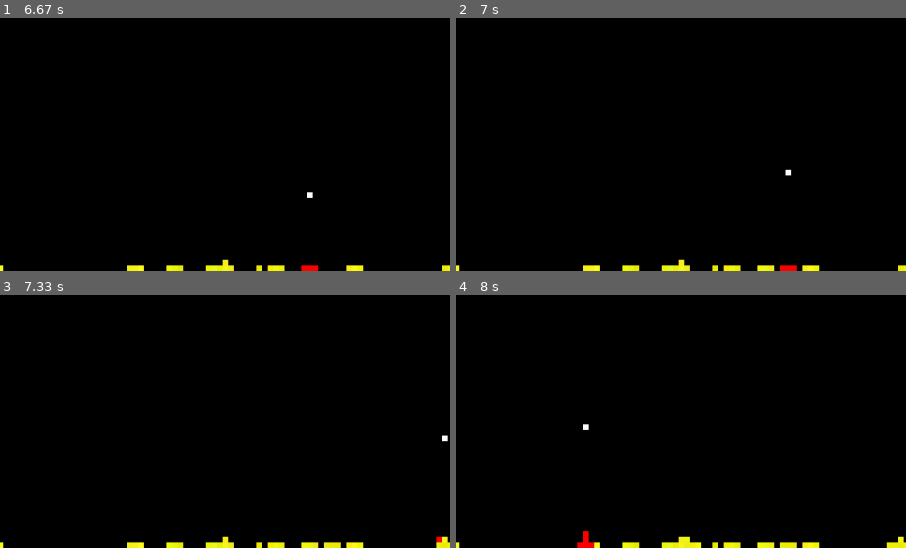
Above: before the commit, frames 1-4 (two rows, left to right).
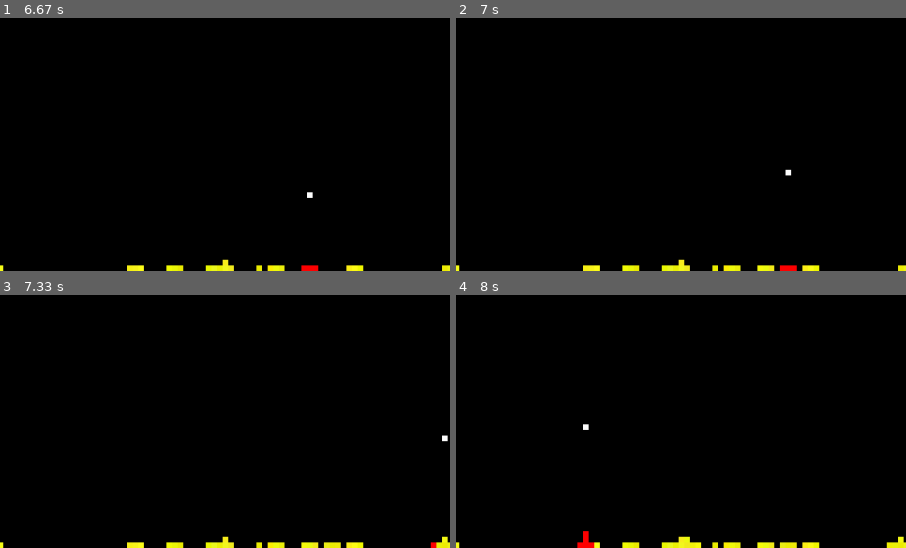
Above: after the commit, the same moments.

Repository: Neptun332/jetmen-revival-pygame
Game: pygame game, started from main.py
The game is run twice, just before and just after one commit, with the same random seed, the same clock (stepped at 60 frames per second) and the same inputs.
Inputs (mouse positions are % of the whole screen's width and height, from its top left):
- Up to frame 1 (6.67 s): click (50, 50) at 0.38 s; tap Space at 0.73, 1.03 s; click (60, 72) at 0.75 s; click (62, 59) at 1.22 s; right-click (50, 62) at 1.55 s; click (88, 88) at 1.88 s; click (70, 42) at 2.22 s; click (81, 48) at 2.55 s; click (85, 70) at 2.88 s; click (54, 46) at 3.22 s; click (28, 32) at 3.55 s; click (20, 87) at 3.88 s; click (19, 56) at 4.22 s; click (56, 78) at 4.55 s; click (27, 84) at 4.88 s; click (30, 65) at 5.22 s; click (17, 29) at 5.55 s; click (46, 16) at 5.88 s; click (86, 62) at 6.22 s; click (65, 85) at 6.55 s
- Up to frame 2 (7 s): click (68, 80) at 6.88 s
- Up to frame 3 (7.33 s): click (80, 78) at 7.22 s
- Up to frame 4 (8 s): click (56, 58) at 7.55 s; click (45, 76) at 7.88 s
The pictures show only the part of the screen within x 31-81%, y 50-100%; the shares and areas given below are measured in that part.

Frames 1-2 are identical in both runs. In frame 3, less than 0.1% of the frame differs, in the area x 95-99%, y 95-100%; in frame 4, nothing differs.

Commit message:
refactor of updating position based on direction

Diff:
--- a/tiles/MovingTile.py
+++ b/tiles/MovingTile.py
@@ -38,15 +38,11 @@
 
             self.update_force(force)
 
-            tile_have_moved = self.update_based_on_force()
-            possible_movement = [direction for direction in possible_movement if direction != self.direction]
+            tile_have_moved = self.update_position_according_to_direction(self.force_direction)
+            possible_movement = [direction for direction in possible_movement if direction != self.force_direction]
             if not tile_have_moved:
                 for direction in possible_movement:
-                    next_positions = self.get_indexes_on_the_way_to_next_position(direction)
-                    position_that_is_able_to_move = self.get_closes_position_that_is_able_to_move(next_positions)
-                    if position_that_is_able_to_move:
-                        self.swap_position(position_that_is_able_to_move)
-                        tile_have_moved = True
+                    tile_have_moved = self.update_position_according_to_direction(direction)
 
                     if tile_have_moved:
                         break
@@ -63,10 +59,9 @@
         # TODO use numpy to speedup
         self.force = [sum(force_dim) for force_dim in zip(force, self.force)]
         self.force_degrees = self.calculate_vector_degrees(self.force)
+        self.force_direction = self.translate_normalized_force_to_direction()
         self.force_magnitude = math.sqrt(sum(f * f for f in self.force))
         self.velocity = int(self.force_magnitude)
-        self.direction = self.translate_normalized_force_to_direction()
-
 
     def calculate_vector_degrees(self, vector: Tuple[int, int]):
         # TODO change this to numpy!
@@ -74,15 +69,15 @@
             return 1.5 * math.pi
         return math.degrees(math.atan(vector[0] / vector[1]))
 
-    def update_based_on_force(self) -> bool:
-        next_positions = self.get_indexes_on_the_way_to_next_position(self.direction)
+    def update_position_according_to_direction(self, direction: Directions) -> bool:
+        next_positions = self.get_indexes_on_the_way_to_next_position(direction)
         position_that_is_able_to_move = self.get_closes_position_that_is_able_to_move(next_positions)
         if position_that_is_able_to_move:
             self.swap_position(position_that_is_able_to_move)
             return True
         else:
-            self.velocity = 1
             self.force = (0, 1)
+            self.update_force(self.force)
             return False
 
     def translate_normalized_force_to_direction(self) -> Directions:
@@ -112,7 +107,7 @@
         return last_free_position
 
     def get_indexes_on_the_way_to_next_position(self, direction: Directions) -> List[Tuple[int, int]]:
-        return [self.get_next_position(direction, v+1) for v in range(0, self.velocity)]
+        return [self.get_next_position(direction, v + 1) for v in range(0, self.velocity)]
 
     def swap_position(self, position: Tuple[int, int]):
         self.world.swap_tile_at_positions(
